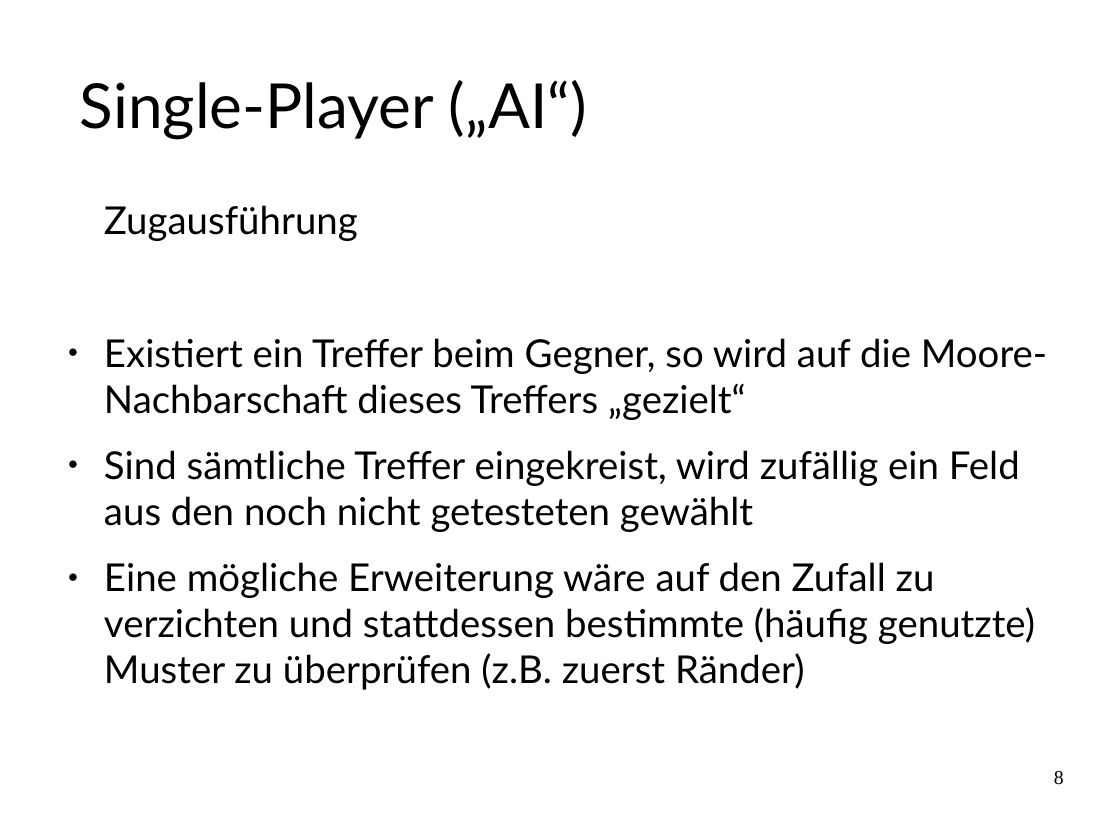
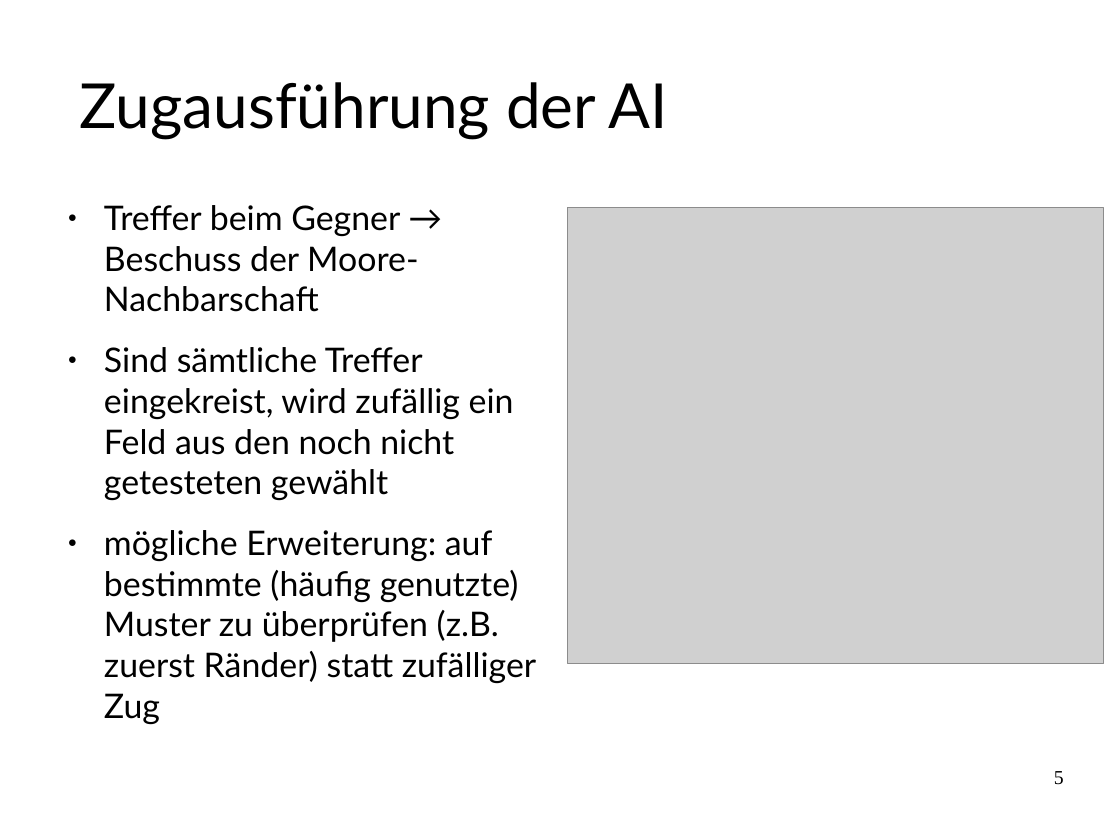
Before and after one commit to FamkeLamberti/battleship-presentation, a slide deck: slide 5 of Abschlusspraesentation_SchiffeVersenken.odp (slide 8 before the commit). Drawn at 1120x840 pixels with LibreOffice and Linux fonts; fonts in the diff are those of the drawing; grey boxes stand for pictures. Boxes give left, top, right and bottom in pixels: in the first picture for what was removed or moved away, otherwise in the second. Text is boxed around its words. In the diff, an @@ line names an element or a change of style, - is before the commit and + after.

Commit message:
modified draft

```diff
--- a/Abschlusspraesentation_SchiffeVersenken.odp
+++ b/Abschlusspraesentation_SchiffeVersenken.odp
@@ title at (80,82,668,140): text changed @@
-Single-Player („AI“)
+Zugausführung der AI
@@ text at (104,205,418,312): text changed; size 27.2 to 24.1 pt @@
-Zugausführung
-● Existiert ein Treffer beim Gegner, so wird auf die Moore-Nachbarschaft dieses Treffers „gezielt“
+● Treffer beim Gegner → Beschuss der Moore-Nachbarschaft
@@ picture added at (568,208,1105,665) @@
@@ text at (104,347,514,501): size 27.2 to 24.1 pt in "Sind sämtliche Treffer eingekreist, wird zufällig ein ..." @@
@@ text at (104,530,536,725): text changed; size 27.2 to 24.1 pt @@
-● Eine mögliche Erweiterung wäre auf den Zufall zu verzichten und stattdessen bestimmte (häufig genutzte) Muster zu überprüfen (z.B. zuerst Ränder)
+● mögliche Erweiterung: auf bestimmte (häufig genutzte) Muster zu überprüfen (z.B. zuerst Ränder) statt zufälliger Zug
@@ page number at (1054,771,1064,785): text changed @@
-8
+5
```
Also in this commit, not shown: 5 other slides changed, 1 slide added, 5 slides removed.
